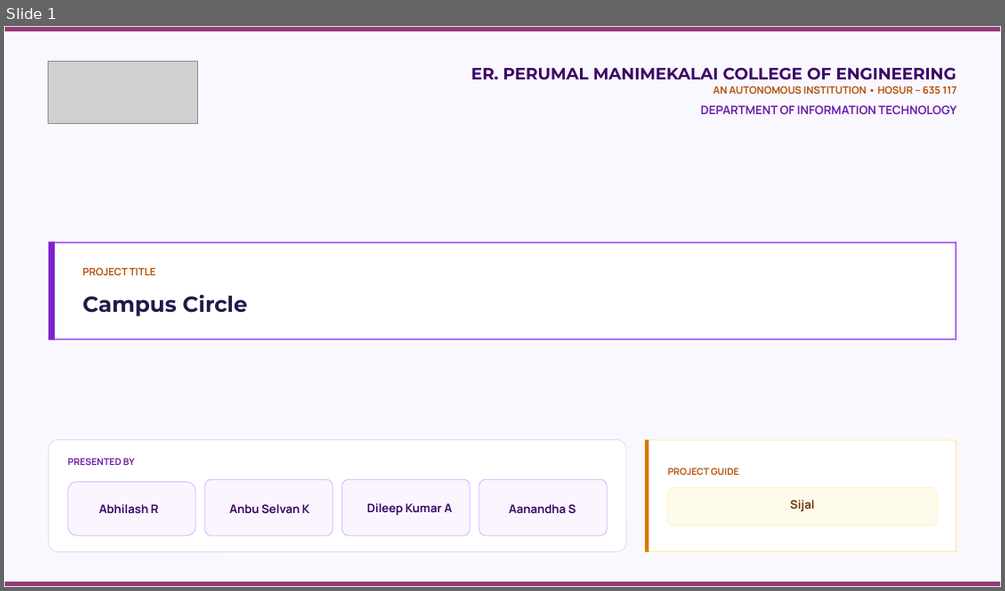
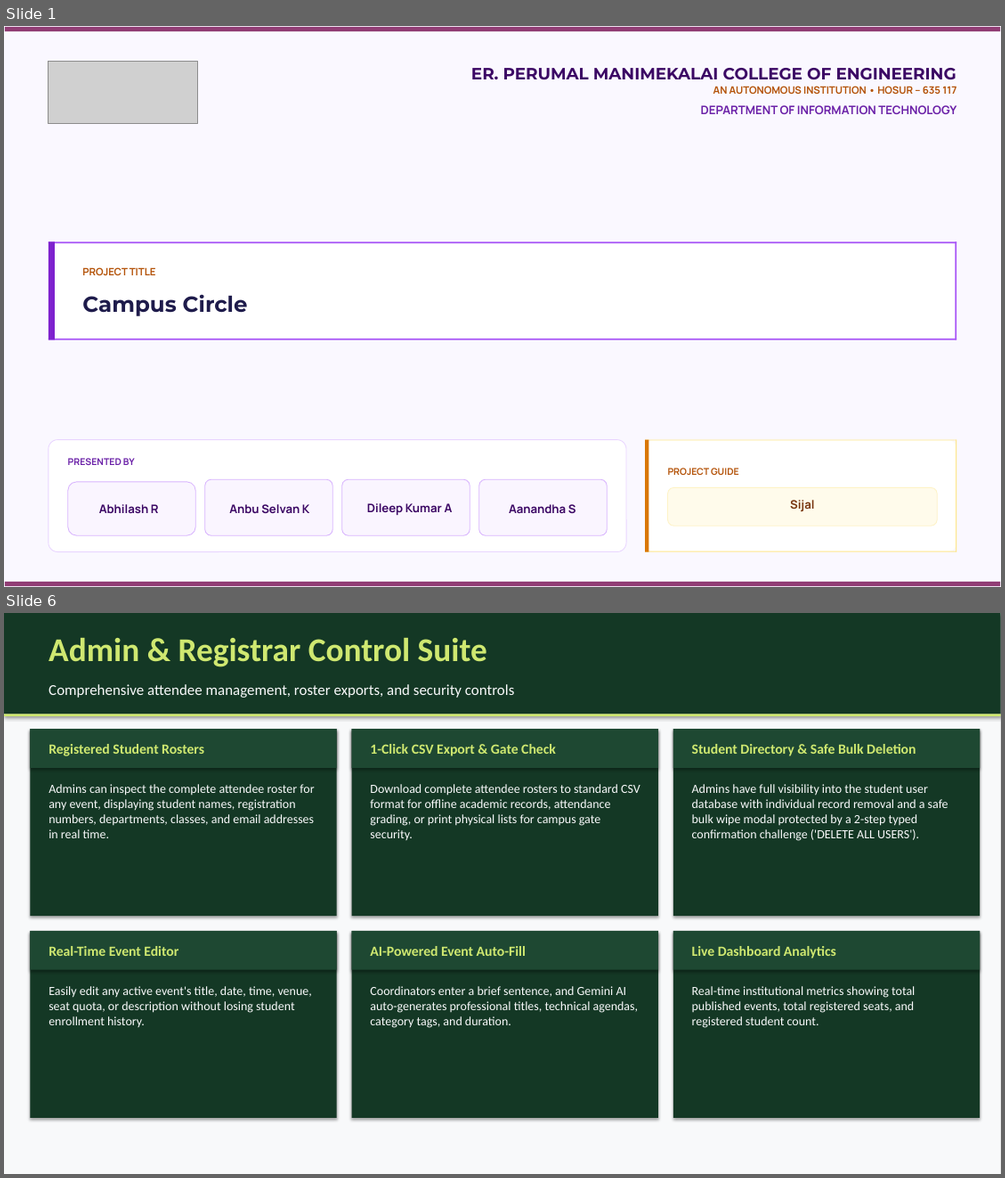
Before and after one commit to Abhi7Prajapathi/Events, a slide deck: CampusCircle_Presentation.pptx. Shown one above the other, each under a label of ours: slide 1 before the commit, slides 1 and 6 after it; the slides between them are not shown. The pictures are 1005x591 and 1005x1178 pixels, drawn with LibreOffice and Linux fonts; fonts in the diff are those of the drawing; grey boxes stand for pictures; background and template pictures are left out. Boxes give left, top, right and bottom in pixels: in the first picture for what was removed or moved away, otherwise in the second. Text is boxed around its words. In the diff, an @@ line names an element or a change of style, - is before the commit and + after.

Commit message:
docs: update presentation deck with latest admin controls, CI/CD, and certificate design

```diff
--- a/CampusCircle_Presentation.pptx
+++ b/CampusCircle_Presentation.pptx
@@ slide 6 added at (4,613,1001,1174), background #FFFFFF @@
@@ rectangle added at (4,613,1001,1174), fill #F8F9FA @@
@@ rectangle added at (4,613,1001,714), fill #143825 @@
@@ text added at (48,638,487,667), 32 pt, text #CFE870, bold @@
+Admin & Registrar Control Suite
@@ text added at (48,684,514,698), 14.5 pt, text #F8F9FA @@
+Comprehensive attendee management, roster exports, and security controls
@@ rectangle added at (4,714,1001,716), fill #CFE870 @@
@@ rectangle added at (30,729,337,916), fill #143825 @@
@@ rectangle added at (30,729,337,768), fill #1E4832 @@
@@ text added at (48,744,204,756), 13.5 pt, text #CFE870, bold @@
+Registered Student Rosters
@@ rectangle added at (352,729,658,916), fill #143825 @@
@@ rectangle added at (352,729,658,768), fill #1E4832 @@
@@ text added at (370,744,556,756), 13.5 pt, text #CFE870, bold @@
+1-Click CSV Export & Gate Check
@@ rectangle added at (673,729,979,916), fill #143825 @@
@@ rectangle added at (673,729,979,768), fill #1E4832 @@
@@ text added at (692,744,915,756), 13.5 pt, text #CFE870, bold @@
+Student Directory & Safe Bulk Deletion
@@ text added at (48,784,314,838), 12 pt, text #F8F9FA @@
+Admins can inspect the complete attendee roster for any event, displaying student names, registration numbers, departments, classes, and email addresses in real time.
@@ text added at (370,784,640,840), 12 pt, text #F8F9FA @@
+Download complete attendee rosters to standard CSV format for offline academic records, attendance grading, or print physical lists for campus gate security.
@@ text added at (692,784,948,841), 12 pt, text #F8F9FA @@
+Admins have full visibility into the student user database with individual record removal and a safe bulk wipe modal protected by a 2-step typed confirmation challenge ('DELETE ALL USERS').
@@ rectangle added at (30,931,337,1118), fill #143825 @@
@@ rectangle added at (30,931,337,970), fill #1E4832 @@
@@ rectangle added at (352,931,658,1118), fill #143825 @@
@@ rectangle added at (352,931,658,970), fill #1E4832 @@
@@ rectangle added at (673,931,979,1118), fill #143825 @@
@@ rectangle added at (673,931,979,970), fill #1E4832 @@
@@ text added at (48,946,178,956), 13.5 pt, text #CFE870, bold @@
+Real-Time Event Editor
@@ text added at (370,946,526,956), 13.5 pt, text #CFE870, bold @@
+AI-Powered Event Auto-Fill
@@ text added at (692,946,836,958), 13.5 pt, text #CFE870, bold @@
+Live Dashboard Analytics
@@ text added at (48,986,312,1027), 12 pt, text #F8F9FA @@
+Easily edit any active event's title, date, time, venue, seat quota, or description without losing student enrollment history.
@@ text added at (370,986,638,1028), 12 pt, text #F8F9FA @@
+Coordinators enter a brief sentence, and Gemini AI auto-generates professional titles, technical agendas, category tags, and duration.
@@ text added at (692,986,914,1028), 12 pt, text #F8F9FA @@
+Real-time institutional metrics showing total published events, total registered seats, and registered student count.
```
Also in this commit, not shown: 10 slides changed, 1 slide removed.
